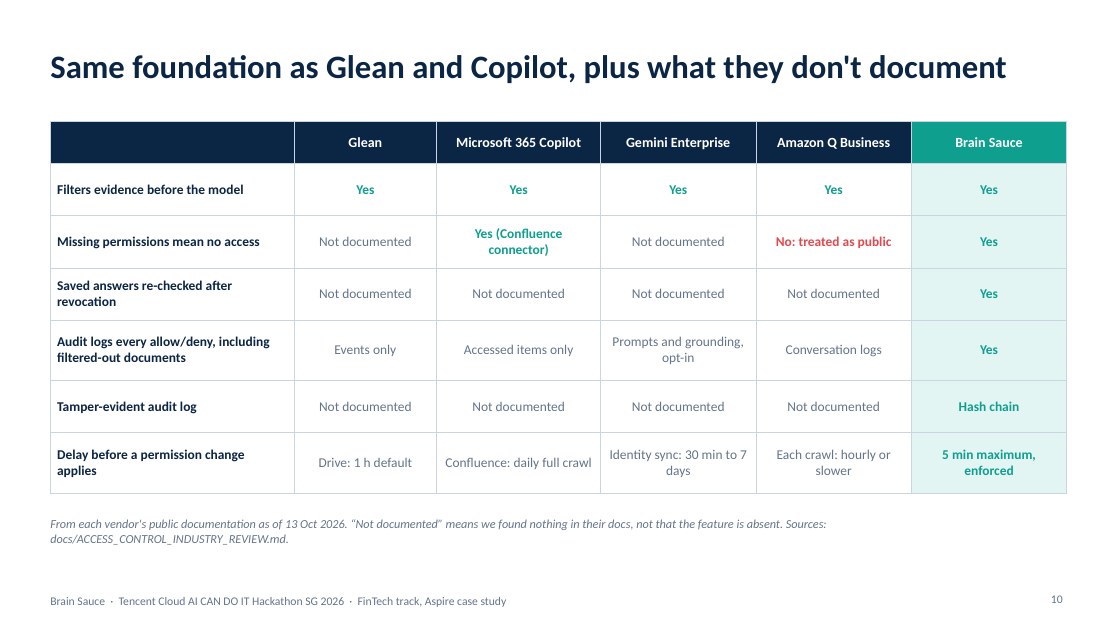
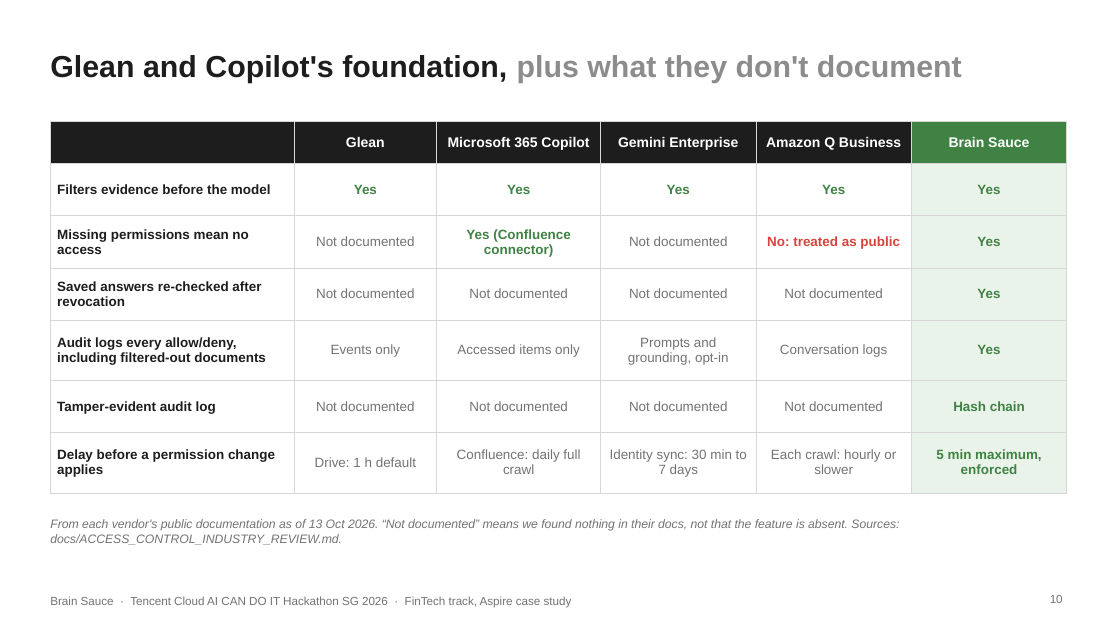
Before and after one commit to pavan2184/tencent-hack, a slide deck: slide 10 of docs/presentations/internal-brain-architecture-submission.pptx. Drawn at 1120x630 pixels with LibreOffice and Linux fonts; fonts in the diff are those of the drawing. Boxes give left, top, right and bottom in pixels: in the first picture for what was removed or moved away, otherwise in the second. Text is boxed around its words. In the diff, an @@ line names an element or a change of style, - is before the commit and + after.

```diff
--- a/docs/presentations/internal-brain-architecture-submission.pptx
+++ b/docs/presentations/internal-brain-architecture-submission.pptx
@@ title at (50, 55, 962, 83): text changed; size 28 to 26 pt; font Calibri to Arial; text colour #0B2545 to #1D1D1D @@
-Same foundation as Glean and Copilot, plus what they don't document
+Glean and Copilot's foundation, plus what they don't document
@@ table at (50, 122, 1067, 481) @@
@@ fill #0B2545 to #1D1D1D in 5 cells @@
@@ fill #0E9F8E to #3F8243 in row 1, column 6 @@
@@ fill #E3F5F2 to #EAF3EA in 6 cells @@
@@ font Calibri to Arial @@
@@ text colour #0B2545 to #1D1D1D in "Filters evidence before the model", "Missing permissions mean no access", "Saved answers re-checked after revocation", "Audit logs every allow/deny, including filtered-out document ..." and 2 more places @@
@@ text colour #0E9F8E to #3F8243 in "Yes", "Yes", "Yes", "Yes" and 7 more places @@
@@ text colour #64748B to #737373 in "Not documented", "Not documented", "Not documented", "Not documented" and 14 more places @@
@@ text colour #E5484D to #D9433B in "No: treated as public" @@
@@ borders changed @@
@@ font Calibri to Arial, text colour #64748B to #737373 in 3 elements at (50, 519, 899, 545), (1050, 595, 1063, 603), (50, 596, 572, 608) @@
```
Also in this commit, not shown: 13 other slides changed, 6 other files.
